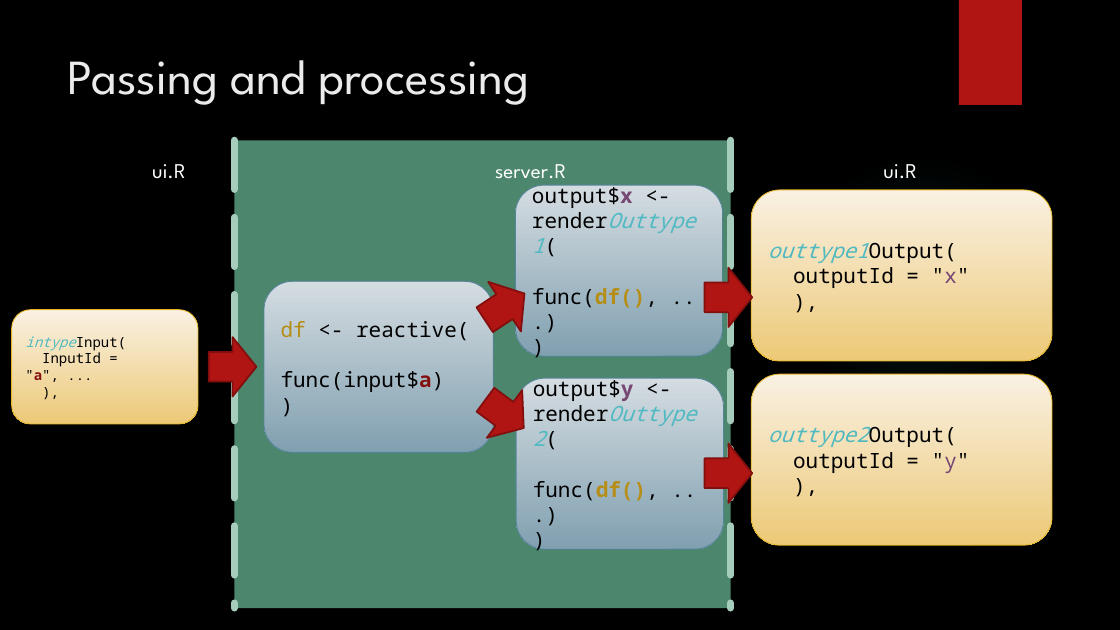
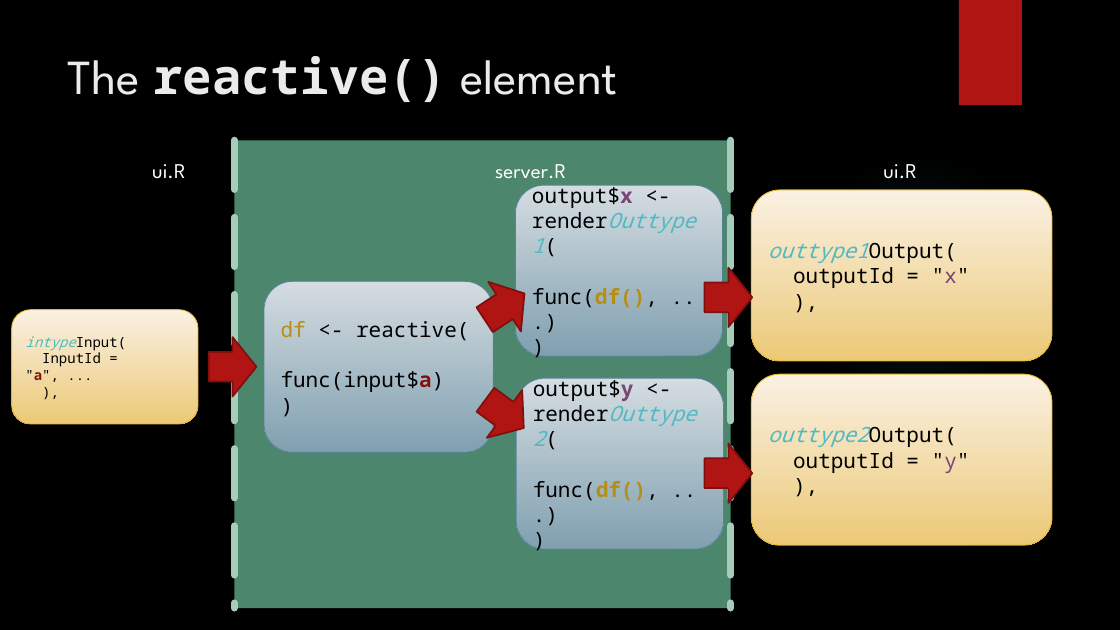
Before and after one commit to Public-Health-Scotland/r-pubhealth-workshop, a slide deck: slide 13 of Using a Shiny App in Public Health research.pptx. Drawn at 1120x630 pixels with LibreOffice and Linux fonts; fonts in the diff are those of the drawing; background and template pictures are left out. Boxes give left, top, right and bottom in pixels: in the first picture for what was removed or moved away, otherwise in the second. Text is boxed around its words. In the diff, an @@ line names an element or a change of style, - is before the commit and + after.

```diff
--- a/Using a Shiny App in Public Health research.pptx
+++ b/Using a Shiny App in Public Health research.pptx
@@ title at box(68, 56, 618, 102): text changed @@
-Passing and processing
+The reactive() element
```
Also in this commit, not shown: 3 other slides changed, 1 slide removed, 2 other files.
